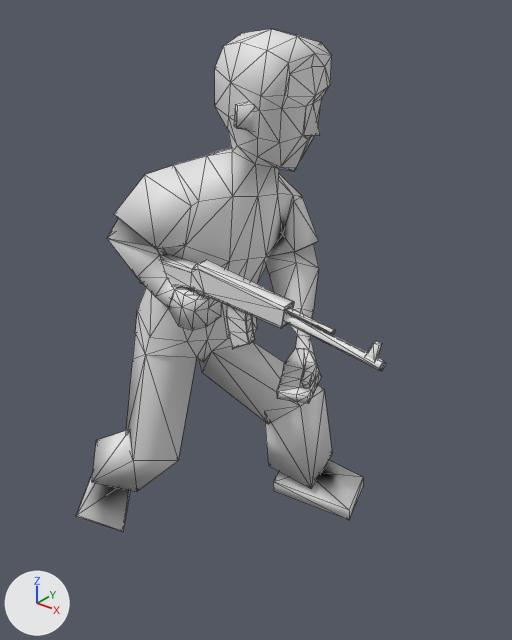
Before and after pictures for a commit that changed the OBJ model Res/player_male_down_1.obj.
Camera for both pictures: a 50 mm camera at (1.483, -1.505, 1.622) aimed at (0.308, -0.037, 0.712). The lights are fixed; the arrows at lower left show +X, +Y and +Z. Mesh edges are drawn as thin lines. Where no turn or scale is listed for an object, it has been applied to the vertices.

Objects in the first picture: 'player_male_down_1'.
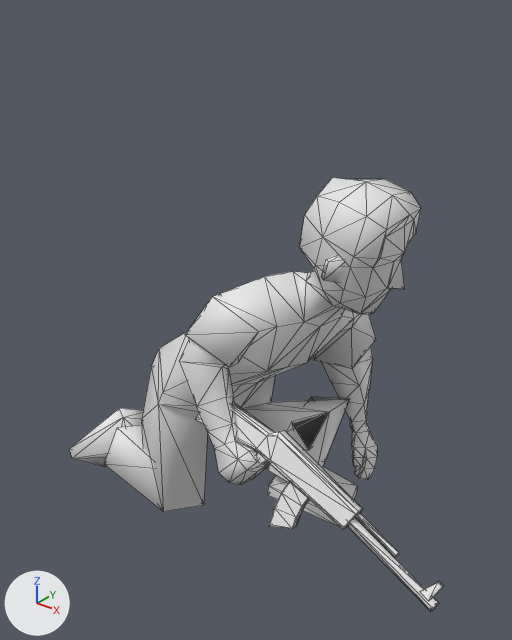
Edits to the scene script, one JSON object a line:
```json
{"block": "me_player_male_down_1", "where": "# used by ob_player_male_down_1; location = (0.0, 0.0, 0.0)"}
{"op": "remove", "block": "me_player_male_down_1", "code": "me_player_male_down_1.from_pydata(...)  # 452 vertices, 842 faces; spans x -0.31..0.81, y -0.38..0.26, z -0.18..1.5"}
{"op": "add", "block": "me_player_male_down_1", "code": "me_player_male_down_1.from_pydata(...)  # 452 vertices, 846 faces; spans x -0.37..1.06, y -0.37..0.3, z -0.05..1.17"}
{"block": "me_player_male_down_1", "change": "me_player_male_down_1 part 1: the loose piece of 8 vertices spanning x 0.32..0.37, y -0.14..-0.09, z 1.27..1.35 is moved by (0.28, 0.0, -0.34)"}
{"block": "me_player_male_down_1", "change": "me_player_male_down_1 part 2: the loose piece of 48 vertices spanning x 0.03..0.55, y -0.24..-0.18, z 0.82..0.94 is multiplied about its middle by the matrix ((0.962, -0.156, 0.224), (0.018, 0.855, 0.518), (-0.273, -0.494, 0.825)), then moved by (0.28, -0.06, -0.4)"}
{"block": "me_player_male_down_1", "change": "me_player_male_down_1 part 3: the loose piece of 24 vertices spanning x 0.18..0.28, y -0.22..-0.2, z 0.74..0.86 is multiplied about its middle by the matrix ((0.962, -0.156, 0.224), (0.018, 0.855, 0.518), (-0.273, -0.494, 0.825)), then moved by (0.26, -0.1, -0.37)"}
{"block": "me_player_male_down_1", "change": "me_player_male_down_1 part 4: the loose piece of 12 vertices spanning x 0.53..0.68, y -0.21..-0.19, z 0.84..0.88 is multiplied about its middle by the matrix ((0.962, -0.156, 0.224), (0.018, 0.855, 0.518), (-0.273, -0.494, 0.825)), then moved by (0.26, -0.06, -0.49)"}
{"block": "me_player_male_down_1", "change": "me_player_male_down_1 part 5: the loose piece of 13 vertices spanning x 0.53..0.81, y -0.22..-0.18, z 0.79..0.87 is multiplied about its middle by the matrix ((0.962, -0.156, 0.224), (0.018, 0.855, 0.518), (-0.273, -0.494, 0.825)), then moved by (0.25, -0.08, -0.5)"}
{"block": "me_player_male_down_1", "change": "me_player_male_down_1 part 6: the loose piece of 40 vertices spanning x 0.35..0.43, y -0.22..-0.19, z 0.71..0.85 is multiplied about its middle by the matrix ((0.962, -0.156, 0.224), (0.018, 0.855, 0.518), (-0.273, -0.494, 0.825)), then moved by (0.25, -0.11, -0.41)"}
{"block": "me_player_male_down_1", "change": "me_player_male_down_1 part 7: the loose piece of 8 vertices spanning x 0.76..0.8, y -0.2..-0.18, z 0.81..0.86 is multiplied about its middle by the matrix ((0.962, -0.156, 0.224), (0.018, 0.855, 0.518), (-0.273, -0.494, 0.825)), then moved by (0.25, -0.07, -0.53)"}
{"block": "me_player_male_down_1", "change": "me_player_male_down_1 part 8: 291 of 452 vertices moved; they spanned x -0.31..0.59, y -0.38..0.26, z -0.18..1.5 and now span x -0.37..0.74, y -0.37..0.3, z -0.05..1.17; mean shift (0.17, 0.04, -0.27); largest move (0.46, -0.13, 0.57) -> (0.53, 0.22, 0.11)"}
```

Where the change shows, as pixel boxes (x1, y1, x2, y2) in the pictures (512 x 640 px; the box of a moved part takes in the faces that stretch with it):
```json
{"object": "player_male_down_1", "change": "reshaped", "before": [76, 29, 386, 532], "after": [69, 178, 443, 612], "on screen": "21% wider, 14% shorter"}
{"part": 1, "of": "me_player_male_down_1", "change": "moved or reshaped", "before": [234, 102, 253, 131], "after": [321, 256, 343, 283]}
{"part": 2, "of": "me_player_male_down_1", "change": "moved or reshaped", "before": [140, 253, 294, 328], "after": [195, 403, 363, 529]}
{"part": 3, "of": "me_player_male_down_1", "change": "moved or reshaped", "before": [194, 291, 205, 297], "after": [256, 451, 267, 464]}
{"part": 4, "of": "me_player_male_down_1", "change": "moved or reshaped", "before": [287, 307, 335, 335], "after": [356, 513, 399, 557]}
{"part": 5, "of": "me_player_male_down_1", "change": "moved or reshaped", "before": [284, 313, 386, 371], "after": [347, 518, 439, 612]}
{"part": 6, "of": "me_player_male_down_1", "change": "moved or reshaped", "before": [226, 305, 255, 349], "after": [269, 481, 310, 529]}
{"part": 7, "of": "me_player_male_down_1", "change": "moved or reshaped", "before": [365, 341, 382, 361], "after": [422, 581, 443, 600]}
{"part": 8, "of": "me_player_male_down_1", "change": "moved or reshaped", "before": [76, 96, 363, 532], "after": [69, 253, 404, 527]}
```
